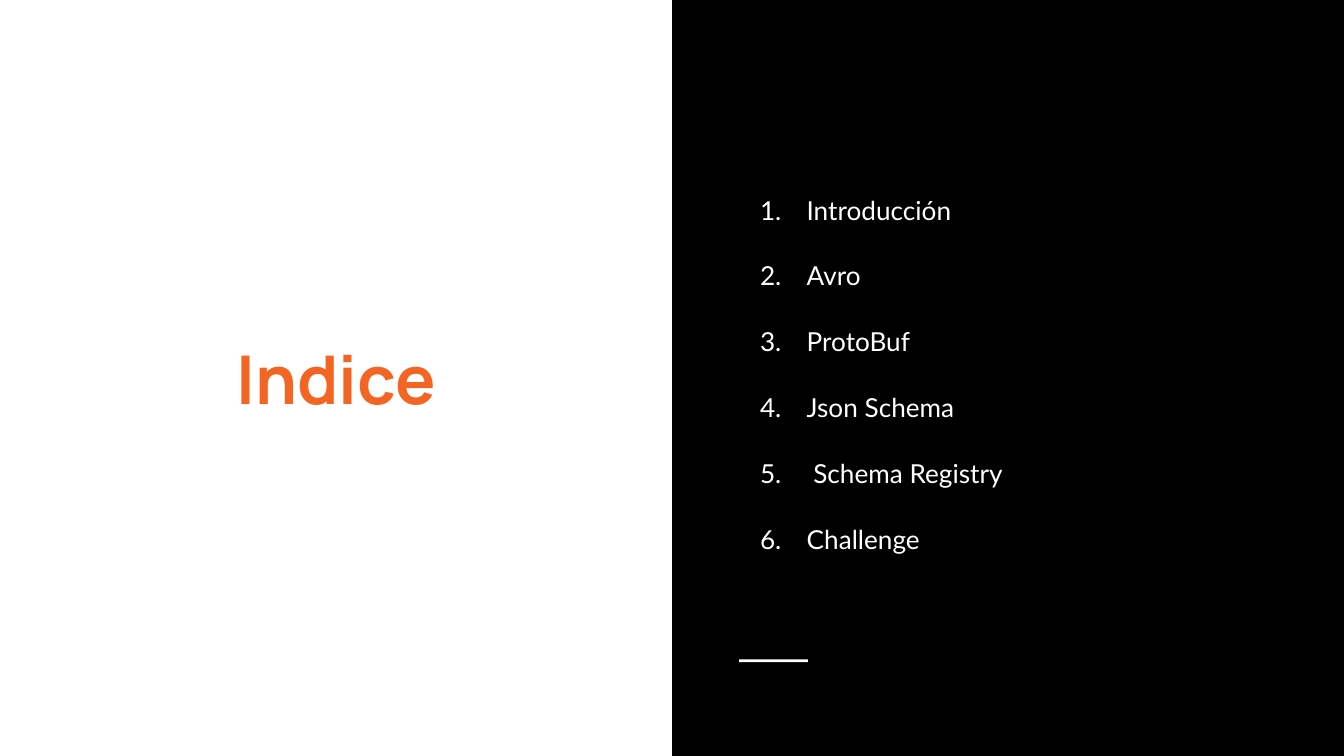
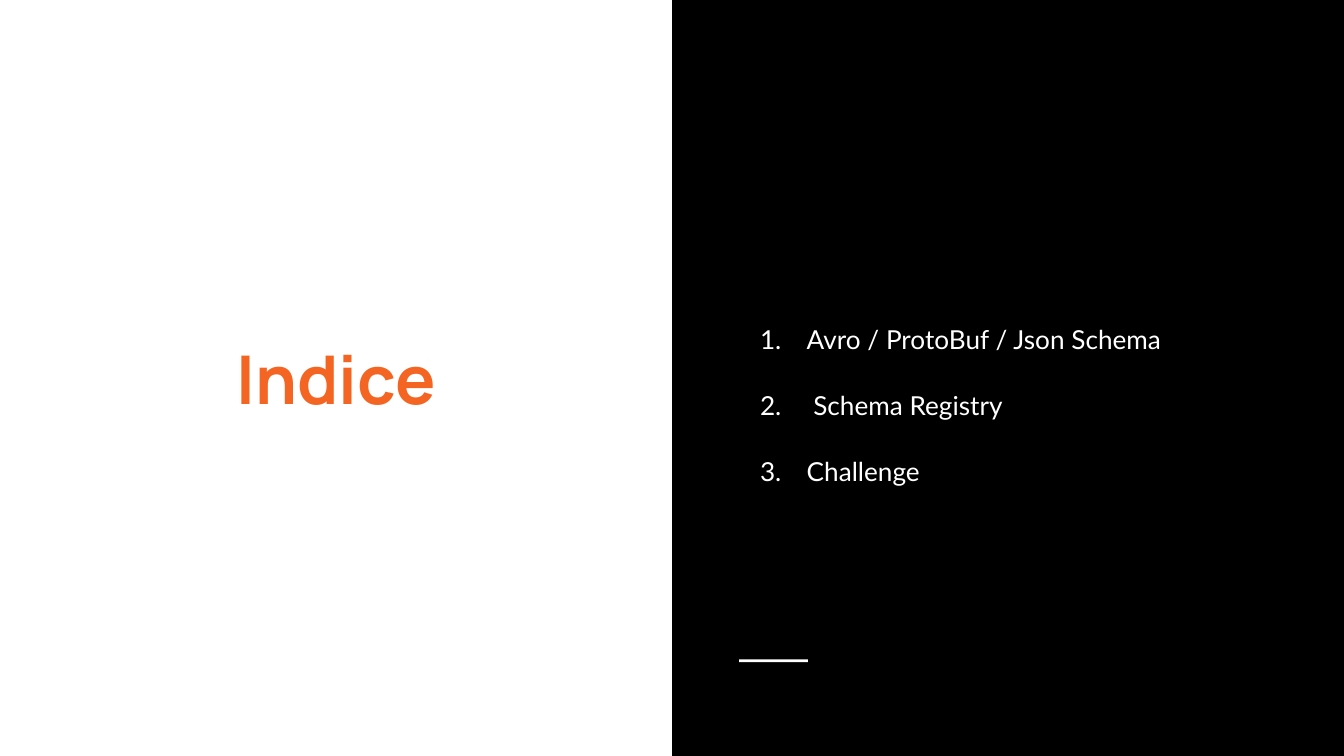
Before and after one commit to vass-engineering/102-spring-kafka-registry, a slide deck: slide 2 of docs/Kafka-GobernanzaDeEsquema.pptx. Drawn at 1344x756 pixels with LibreOffice and Linux fonts; fonts in the diff are those of the drawing. Boxes give left, top, right and bottom in pixels: in the first picture for what was removed or moved away, otherwise in the second. Text is boxed around its words. In the diff, an @@ line names an element or a change of style, - is before the commit and + after.

```diff
--- a/docs/Kafka-GobernanzaDeEsquema.pptx
+++ b/docs/Kafka-GobernanzaDeEsquema.pptx
@@ text at (807,329,1161,350): text changed @@
-1. Introducción
-2. Avro
-3. ProtoBuf
-4. Json Schema
+1. Avro / ProtoBuf / Json Schema
```
Also in this commit, not shown: 1 other slide changed.
